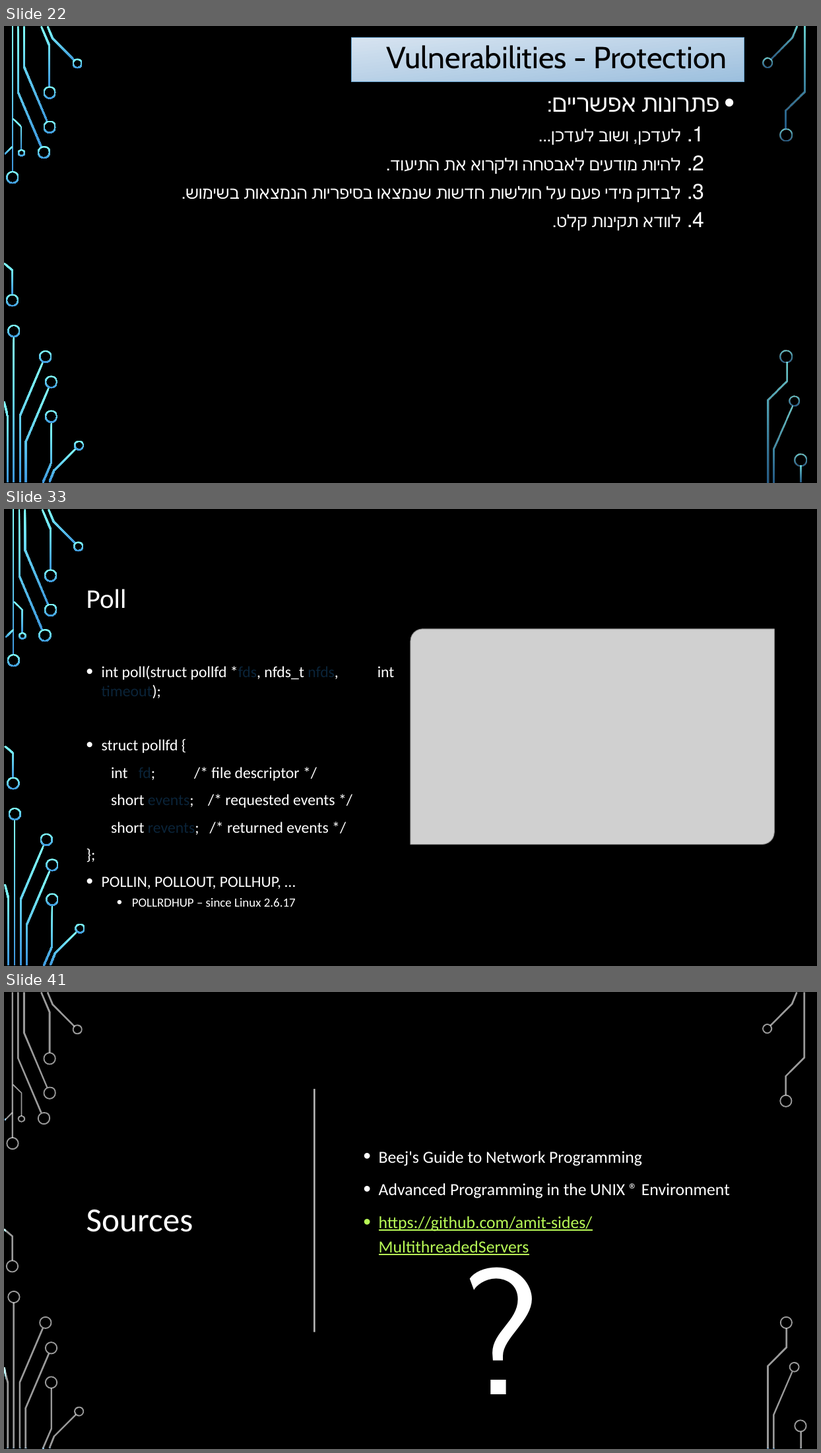
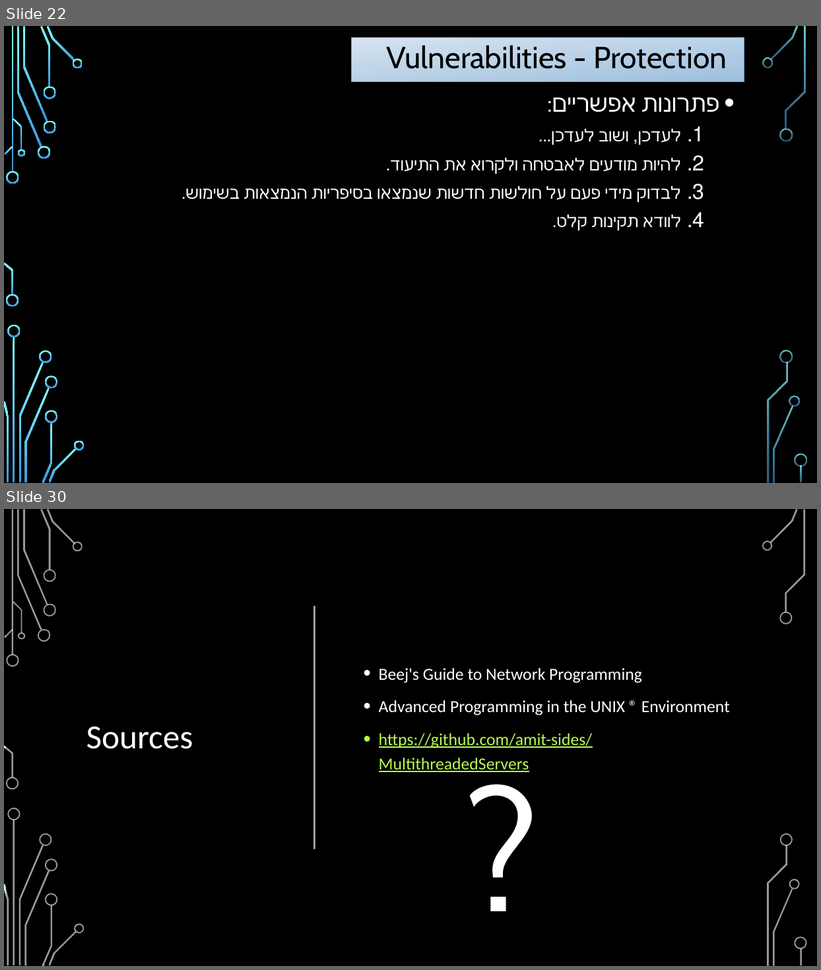
Before and after one commit to amit-sides/Seminar, a slide deck: Lecture/Lecture.pptx. Shown one above the other, each under a label of ours: slides 22, 33 and 41 before the commit, slides 22 and 30 after it; the slides between them are not shown. The pictures are 821x1453 and 821x970 pixels, drawn with LibreOffice and Linux fonts; fonts in the diff are those of the drawing; grey boxes stand for pictures; background and template pictures are left out. Boxes give left, top, right and bottom in pixels: in the first picture for what was removed or moved away, otherwise in the second. Text is boxed around its words. In the diff, an @@ line names an element or a change of style, - is before the commit and + after.

```diff
--- a/Lecture/Lecture.pptx
+++ b/Lecture/Lecture.pptx
@@ slide 33 removed at box(4, 509, 817, 966), background picture (left out); not listed: 17 template elements that a slide beside it also shows @@
@@ rectangle removed at box(4, 509, 817, 966) @@
@@ title removed at box(86, 589, 127, 609) @@
-Poll
@@ picture removed at box(411, 629, 775, 845) @@
@@ text removed at box(102, 666, 339, 907) @@
-• int poll(struct pollfd *fds, nfds_t nfds, int timeout);
-• struct pollfd {
-int fd; /* file descriptor */
-short events; /* requested events */
-short revents; /* returned events */
-};
-• POLLIN, POLLOUT, POLLHUP, …
-  • POLLRDHUP – since Linux 2.6.17
@@ group removed at box(4, 509, 85, 966): 24 freeform shapes, 2 rectangles @@
@@ what was slide 41 is now slide 30 @@
```
Also in this commit, not shown: 7 slides added, 17 other slides removed.
